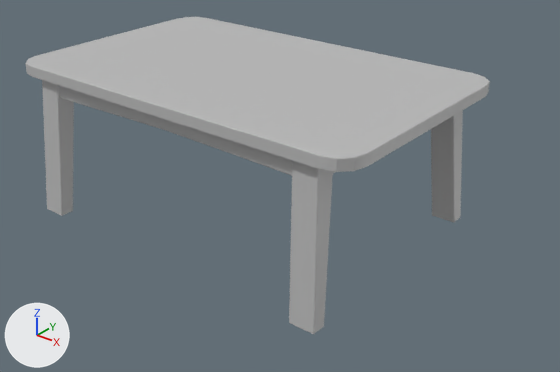
An edit to the FBX model Assets/Scenes/Nick/Assets/Fbx/SM_Table.fbx, drawn before and after from the same camera.
One viewpoint serves both versions: a camera (50 mm lens) standing at (3.14, -3.61, 2.01) and looking at (0.27, -0.03, -0.21). Every picture has the same lights, and +X, +Y and +Z are marked at lower left. Where no turn or scale is listed for an object, it has been applied to the vertices.

In view in the first picture: 'SM_Table'.
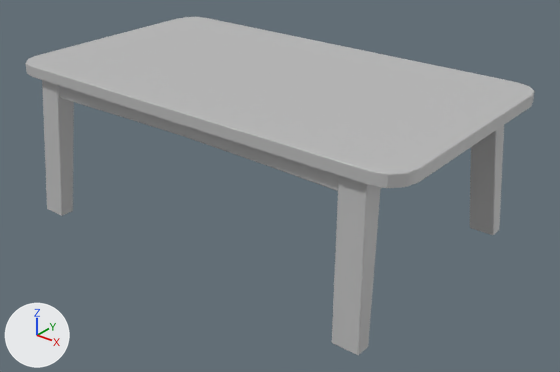
The newer file is also rescaled (x0.804), turned or shifted as a whole; pictures and numbers use the older file's frame.

Location of each change, (x1, y1, x2, y2) in pixels of the pictures (560 x 372 px; the box of a moved part takes in the faces that stretch with it):
'SM_Table', reshaped (10% wider, 7% taller)
    before: (25, 17, 490, 334)
    after: (25, 17, 535, 355)
part 1 of me_mesh, moved or reshaped
    before: (289, 160, 333, 334)
    after: (332, 175, 381, 355)
part 2 of me_mesh, moved or reshaped
    before: (431, 110, 463, 222)
    after: (470, 125, 504, 235)
part 3 of me_mesh, moved or reshaped
    before: (30, 66, 368, 172)
    after: (30, 66, 420, 188)
part 4 of me_mesh, moved or reshaped
    before: (31, 18, 490, 166)
    after: (31, 18, 535, 183)
part 5 of me_mesh, moved or reshaped
    before: (163, 119, 292, 176)
    after: (183, 125, 339, 191)

What changed in the scene script:
```text
Change me_mesh:
    used by ob_sm_table; location = (0.0, 0.0, 0.0)
    remove me_mesh.from_pydata(...)  # 320 vertices, 254 faces; spans x -1.32..1.32, y -0.85..0.85, z -0.52..0.52
    add me_mesh.from_pydata(...)  # 320 vertices, 254 faces; spans x -1.32..1.61, y -0.85..0.85, z -0.52..0.52
    me_mesh part 1: the loose piece of 20 vertices spanning x 0.95..1.16, y -0.85..-0.64, z -0.52..0.44 is moved by (0.28, 0.0, 0.0)
    me_mesh part 2: the loose piece of 20 vertices spanning x 0.95..1.16, y 0.64..0.85, z -0.52..0.44 is moved by (0.28, 0.0, 0.0)
    me_mesh part 3: 18 of the vertices in x 0.96..1.32, y -0.82..-0.66, z 0.32..0.52 are moved by (0.28, 0.0, 0.0)
    me_mesh part 4: 18 of the vertices in x 0.96..1.32, y 0.66..0.82, z 0.32..0.52 are moved by (0.28, 0.0, 0.0)
    me_mesh part 5: 12 of the vertices in x 0.47..0.49, y -0.77..-0.67, z 0.33..0.44 are moved by (0.28, 0.0, 0.0)
```
